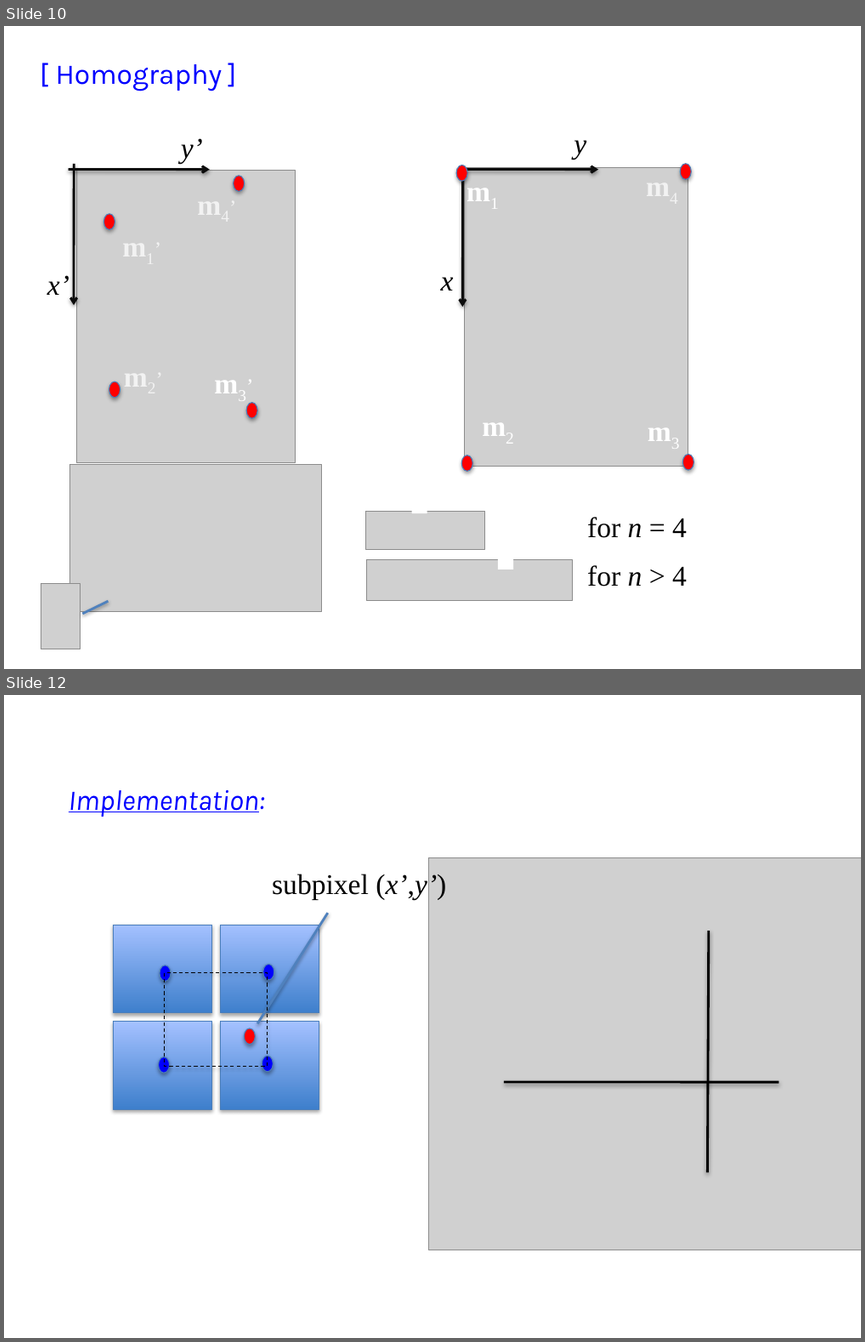
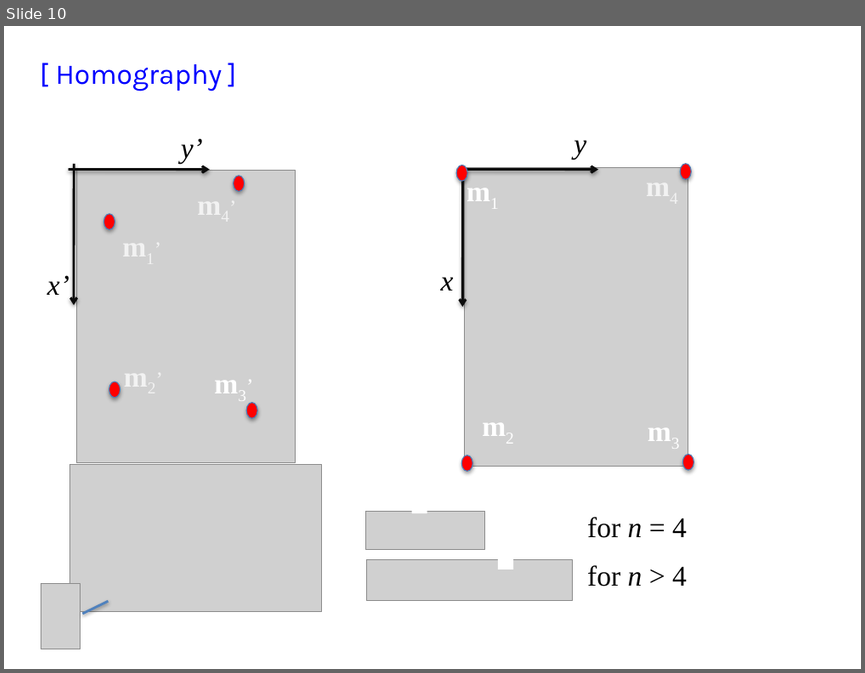
Before and after one commit to domingomery/vision, a slide deck: clases/Cap02_Geometria/presentaciones/CV02_Homography.pptx. Shown one above the other, each under a label of ours: slides 10 and 12 before the commit, slide 10 after it; the slides between them are not shown. The pictures are 865x1342 and 865x673 pixels, drawn with LibreOffice and Linux fonts; fonts in the diff are those of the drawing; grey boxes stand for pictures. Boxes give left, top, right and bottom in pixels: in the first picture for what was removed or moved away, otherwise in the second. Text is boxed around its words. In the diff, an @@ line names an element or a change of style, - is before the commit and + after.

```diff
--- a/clases/Cap02_Geometria/presentaciones/CV02_Homography.pptx
+++ b/clases/Cap02_Geometria/presentaciones/CV02_Homography.pptx
@@ slide 12 removed at (x1=4, y1=695, x2=861, y2=1338), background #FFFFFF @@
@@ text removed at (x1=69, y1=790, x2=265, y2=817) @@
-Implementation:
@@ text removed at (x1=272, y1=872, x2=446, y2=900) @@
-subpixel (x’,y’)
@@ picture removed at (x1=429, y1=858, x2=861, y2=1250) @@
@@ line removed from (328, 913) to (257, 1023) @@
@@ rectangle removed at (x1=114, y1=925, x2=212, y2=1013) @@
@@ rectangle removed at (x1=221, y1=925, x2=319, y2=1013) @@
@@ line removed from (708, 1172) to (709, 930) @@
@@ ellipse removed at (x1=159, y1=965, x2=171, y2=981) @@
@@ rectangle removed at (x1=166, y1=973, x2=267, y2=1066) @@
@@ ellipse removed at (x1=262, y1=964, x2=274, y2=981) @@
@@ rectangle removed at (x1=114, y1=1021, x2=212, y2=1110) @@
@@ rectangle removed at (x1=221, y1=1021, x2=319, y2=1110) @@
@@ ellipse removed at (x1=244, y1=1028, x2=255, y2=1044) @@
@@ ellipse removed at (x1=158, y1=1056, x2=170, y2=1073) @@
@@ ellipse removed at (x1=262, y1=1055, x2=273, y2=1072) @@
@@ line removed from (504, 1082) to (778, 1083) @@
```
Also in this commit, not shown: 16 slides added, 1 other slide removed, 7 other files.
